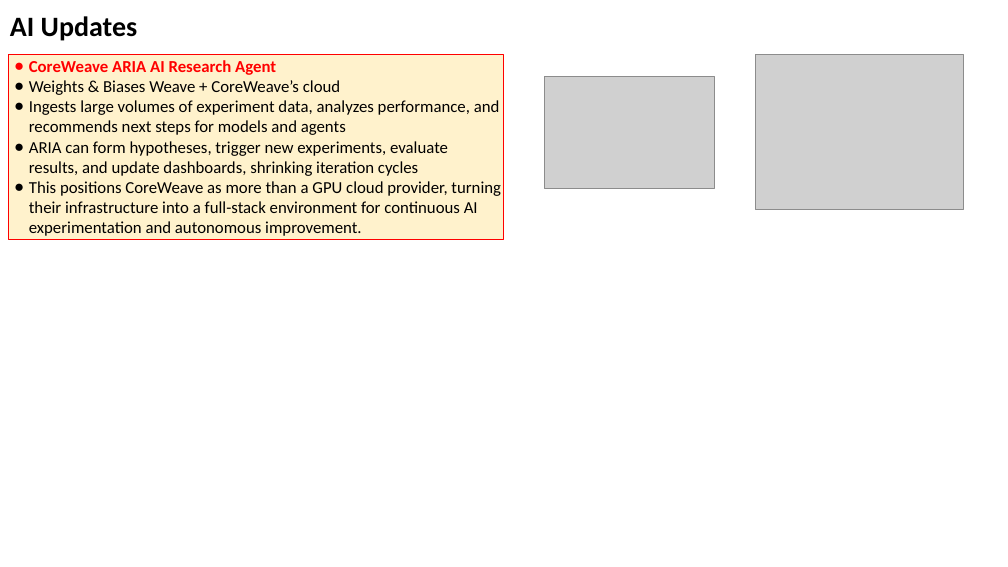
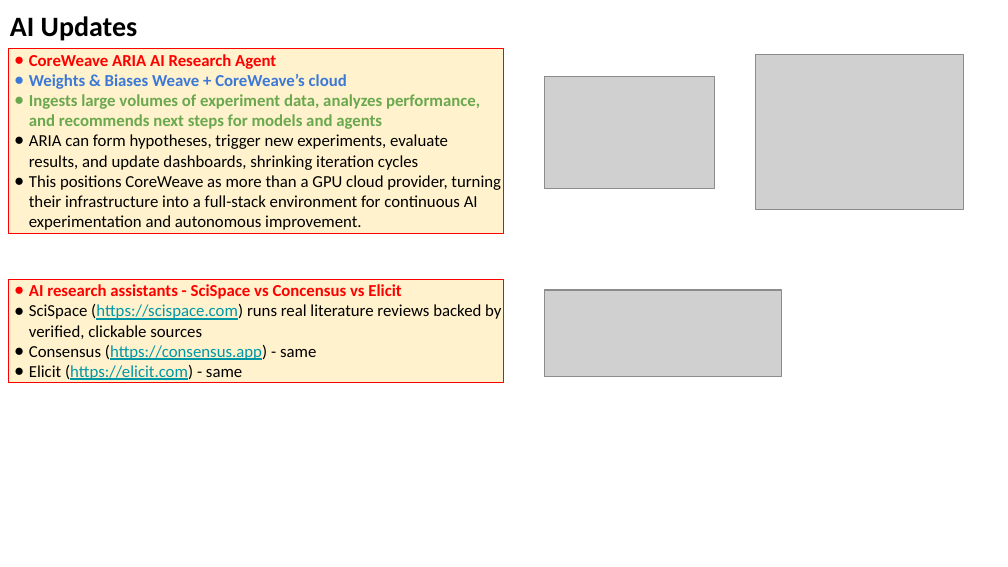
Before and after one commit to lselector/seminar, a slide deck: slide 18 of 2026/2026-07-03-AI-Updates.pptx (slide 17 before the commit). Drawn at 1008x567 pixels with LibreOffice and Linux fonts; fonts in the diff are those of the drawing; grey boxes stand for pictures. Boxes give left, top, right and bottom in pixels: in the first picture for what was removed or moved away, otherwise in the second. Text is boxed around its words. In the diff, an @@ line names an element or a change of style, - is before the commit and + after.

```diff
--- a/2026/2026-07-03-AI-Updates.pptx
+++ b/2026/2026-07-03-AI-Updates.pptx
@@ rectangle "CoreWeave ARIA AI Research Agent" moved from (x1=9, y1=54, x2=503, y2=240) to (x1=9, y1=48, x2=503, y2=234) @@
@@ text in rectangle at (x1=29, y1=74, x2=480, y2=129): text colour #000000 to #3C78D8 in "Weights & Biases Weave + CoreWeave’s cloud"; bold on in "Weights & Biases Weave + CoreWeave’s cloud", "Ingests large volumes of experiment data, analyzes ..."; text colour #000000 to #6AA84F in "Ingests large volumes of experiment data, analyzes ..."; bullet colour #000000 to #3C78D8; bullet colour #000000 to #6AA84F @@
@@ rectangle added at (x1=9, y1=279, x2=503, y2=383), fill #FFF2CC, outline #FF0000 0.75 pt, 12 pt, text #000000 @@
+● AI research assistants - SciSpace vs Concensus vs Elicit
+● SciSpace (https://scispace.com) runs real literature reviews backed by verified, clickable sources
+● Consensus (https://consensus.app) - same
+● Elicit (https://elicit.com) - same
@@ picture added at (x1=544, y1=290, x2=781, y2=376) @@
```
Also in this commit, not shown: 17 other slides changed, 2 slides added.
